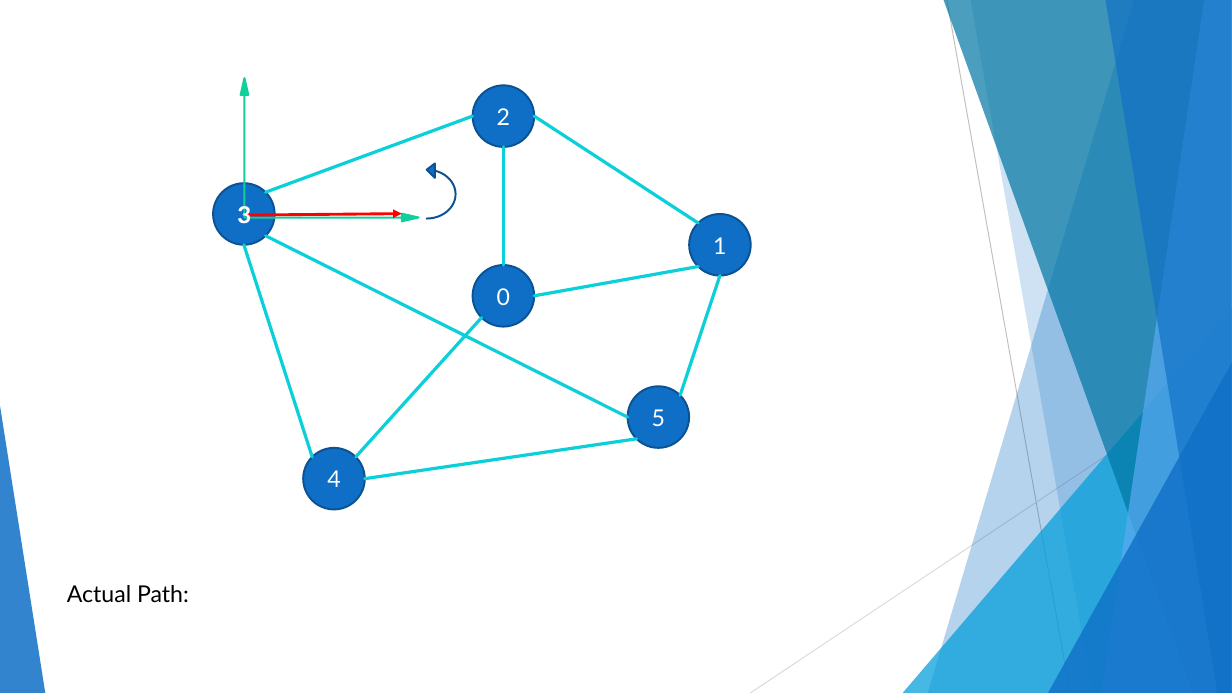
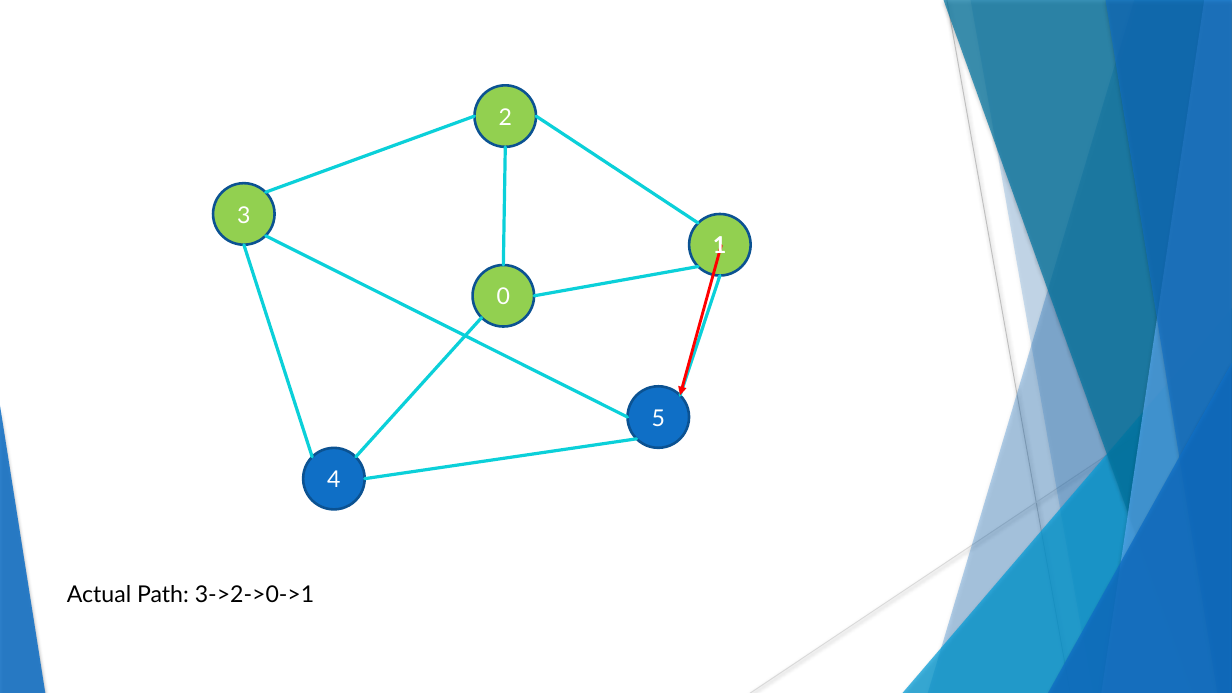
Before and after one commit to Spleentery/DA_TSP_Project-2, a slide deck: slide 22 of docs/Project 2.pptx (slide 7 before the commit). Drawn at 1232x693 pixels with LibreOffice and Linux fonts; fonts in the diff are those of the drawing. Boxes give left, top, right and bottom in pixels: in the first picture for what was removed or moved away, otherwise in the second. Text is boxed around its words. In the diff, an @@ line names an element or a change of style, - is before the commit and + after.

```diff
--- a/docs/Project 2.pptx
+++ b/docs/Project 2.pptx
@@ freeform shape at box(970, 0, 1232, 693): shadow on; outline redrawn @@
@@ left up arrow removed at box(240, 78, 419, 221) @@
@@ fill #0F6FC6 to #92D050; outline #0B5292 1.5 pt to #0B5292 2 pt in 4 elements at box(213, 183, 275, 245), box(689, 214, 751, 276), box(472, 265, 534, 327), box(475, 85, 537, 147) @@
@@ curved up arrow removed at box(427, 163, 456, 219) @@
@@ text removed at box(237, 202, 250, 224) @@
-3
@@ arrow removed from (248, 215) to (402, 213) @@
@@ text added at box(713, 236, 726, 259), 18 pt, text #FFFFFF, bold @@
+1
@@ freeform shape added at box(680, 246, 722, 396), outline #FF0000 2.25 pt @@
@@ ellipse "5" at box(628, 386, 689, 448): outline #0B5292 1.5 pt to #0B5292 2 pt @@
@@ shadow on in 7 elements at box(928, 0, 1232, 693), box(903, 308, 1232, 693), box(944, 0, 1232, 693), box(1102, 0, 1232, 693), box(1105, 0, 1232, 693), box(1048, 363, 1232, 693), box(0, 406, 45, 693) @@
@@ text at box(67, 585, 314, 603): text changed @@
-Actual Path:
+Actual Path: 3->2->0->1
```
Also in this commit, not shown: 22 other slides changed, 6 slides added, 1 slide removed, 3 other files.
